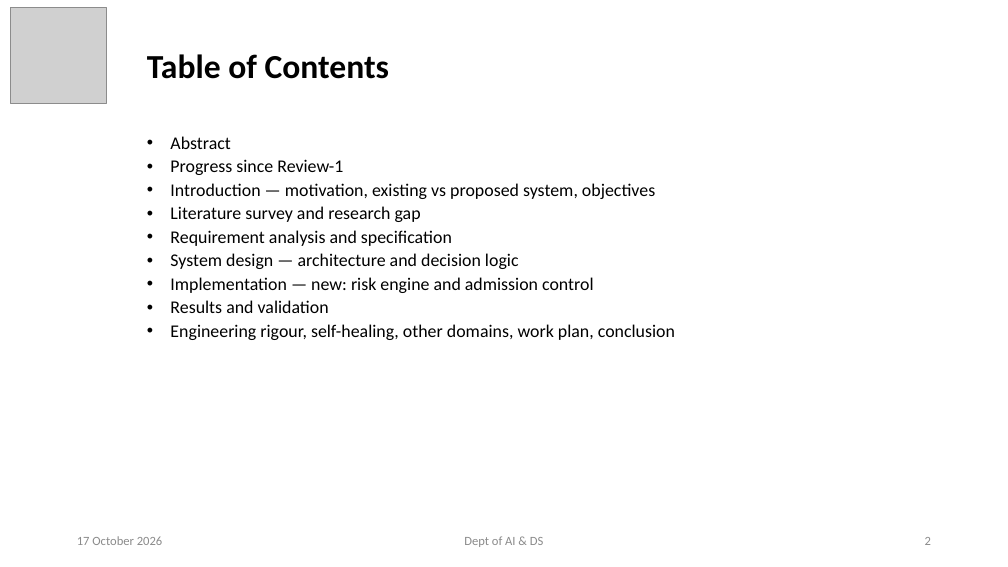
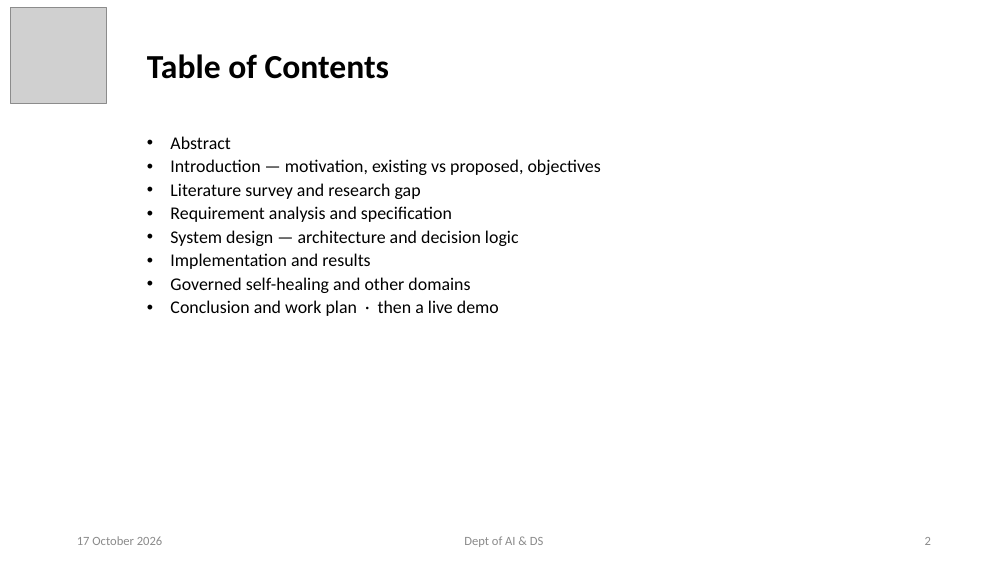
Before and after one commit to ayushpandey0201/custos, a slide deck: slide 2 of docs/presentations/Custos_Phase2_Review2.pptx. Drawn at 1008x567 pixels with LibreOffice and Linux fonts; fonts in the diff are those of the drawing; grey boxes stand for pictures. Boxes give left, top, right and bottom in pixels: in the first picture for what was removed or moved away, otherwise in the second. Text is boxed around its words. In the diff, an @@ line names an element or a change of style, - is before the commit and + after.

```diff
--- a/docs/presentations/Custos_Phase2_Review2.pptx
+++ b/docs/presentations/Custos_Phase2_Review2.pptx
@@ subtitle at <box>170,159,601,175</box>: text changed @@
-• Progress since Review-1
-• Introduction — motivation, existing vs proposed system, objectives
+• Introduction — motivation, existing vs proposed, objectives
@@ subtitle at <box>170,253,499,316</box>: text changed @@
-• Implementation — new: risk engine and admission control
-• Results and validation
-• Engineering rigour, self-healing, other domains, work plan, conclusion
+• Implementation and results
+• Governed self-healing and other domains
+• Conclusion and work plan · then a live demo
```
Also in this commit, not shown: 13 other slides changed, 1 slide added, 11 slides removed, 8 other files.
